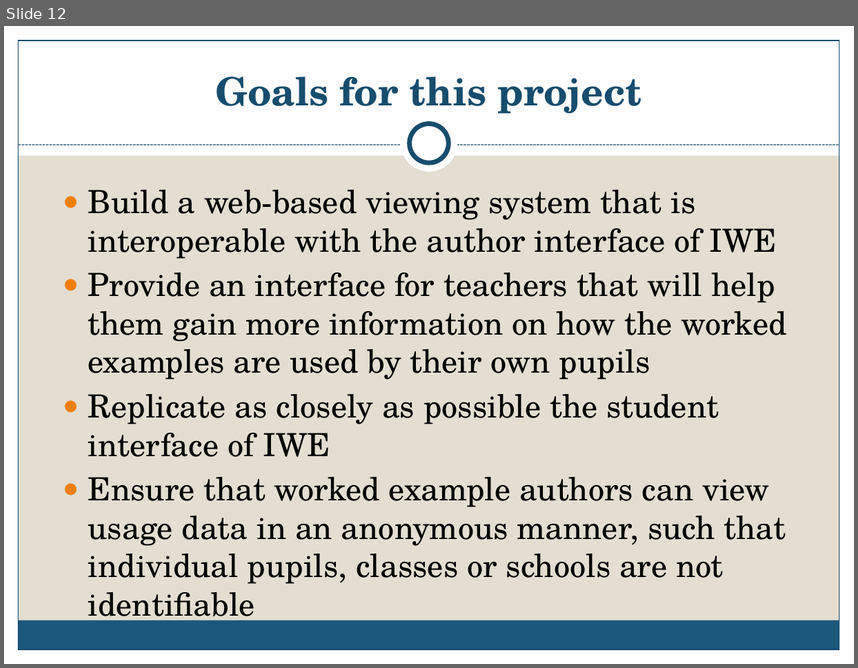
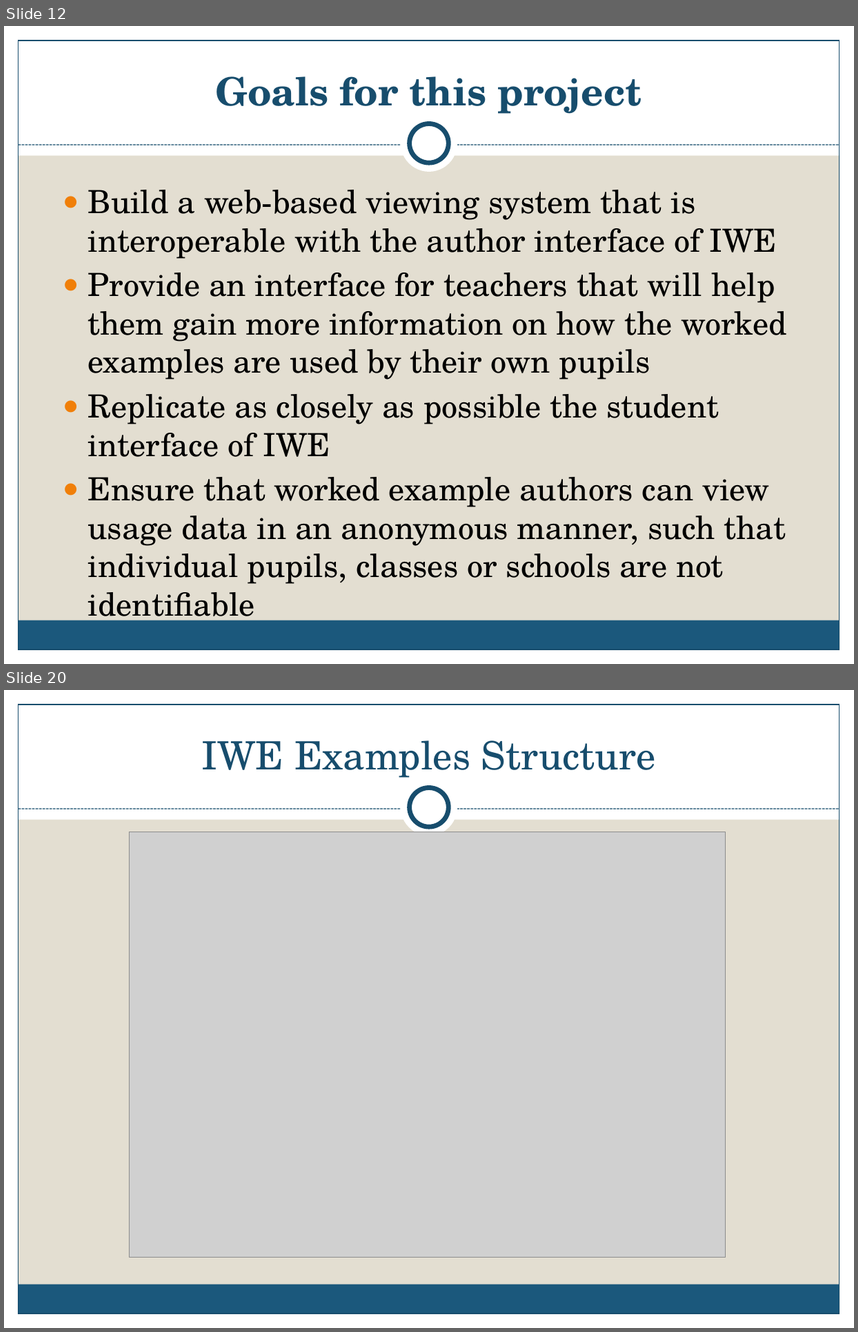
Before and after one commit to emivulpe/weave, a slide deck: presentation/WEAVE presentation.pptx. Shown one above the other, each under a label of ours: slide 12 before the commit, slides 12 and 20 after it; the slides between them are not shown. The pictures are 858x668 and 858x1332 pixels, drawn with LibreOffice and Linux fonts; fonts in the diff are those of the drawing; grey boxes stand for pictures. Boxes give left, top, right and bottom in pixels: in the first picture for what was removed or moved away, otherwise in the second. Text is boxed around its words. In the diff, an @@ line names an element or a change of style, - is before the commit and + after.

```diff
--- a/presentation/WEAVE presentation.pptx
+++ b/presentation/WEAVE presentation.pptx
@@ slide 20 added at <box>4,690,854,1328</box>, background #E3DED1; not listed: 9 template elements that a slide beside it also shows @@
@@ title added at <box>201,740,656,778</box>, 33 pt, text #184E6D @@
+IWE Examples Structure
@@ picture added at <box>130,832,726,1257</box> @@
```
Also in this commit, not shown: 9 slides changed, 1 other slide added, 25 other files.
